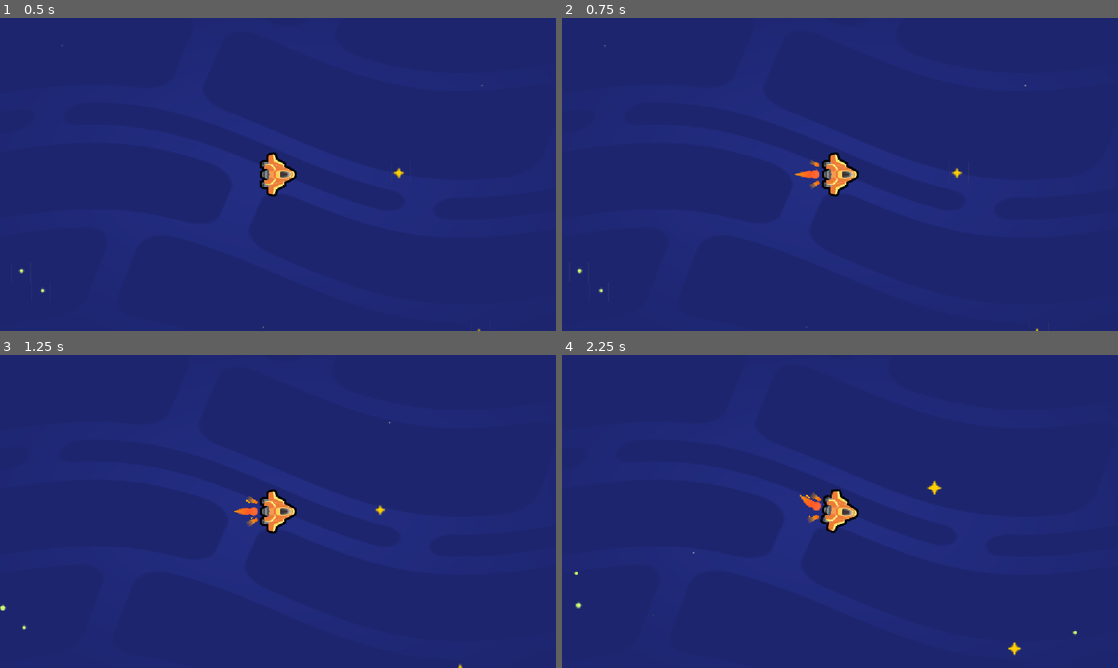
Above: before the commit, frames 1-4 (two rows, left to right).
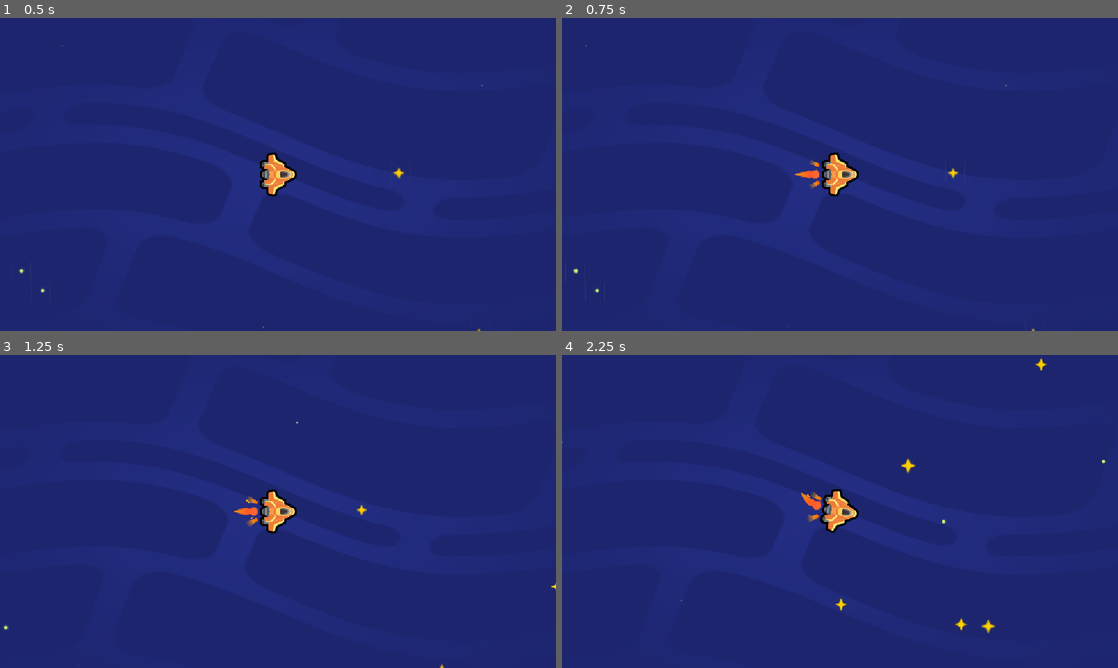
Above: after the commit, the same moments.

Repository: Strolz/godot-foundations
Game: Godot game, scene res://scenes/space_level.tscn
Same seed, same stepped clock (60 frames per second), same inputs: the game is played once before the commit and once after it. The project has no main scene, so this scene is started directly.
Inputs:
- Up to frame 1 (0.5 s): no input
- Up to frame 2 (0.75 s): tap Enter at 0.5 s; hold D (move_right) from 0.53 s (still down)
- Up to frame 3 (1.25 s): keep holding D (move_right)
- Up to frame 4 (2.25 s): release D (move_right) at 1.28 s; hold S (move_down) 1.28-2.03 s; hold D (move_right) from 2.03 s (still down)

Frame 1 is identical in both runs. In frame 2, 0.1% of the frame differs, in the area x 2-86%, y 8-100%; in frame 3, 0.1%; in frame 4, 0.6%, in the area x 0-98%, y 0-97%.

Commit message:
feat: set side thrusters as child to sprite2d node- set angle logic for ship movement

Diff:
--- a/space-beyond/scenes/ship.gd
+++ b/space-beyond/scenes/ship.gd
@@ -1,7 +1,7 @@
 extends Area2D
 
 var normal_speed := 600.0
-var max_speed := normal_speed
+var max_speed := 1200
 var boost_speed := 1500.0
 
 var velocity := Vector2(0, 0)
@@ -14,11 +14,10 @@
 
 	if direction.length() > 1.0:
 		direction = direction.normalized()
+	if velocity.length() > 0.0:
+		get_node("Sprite2D").rotation = velocity.angle()
 
 	var desired_velocity := max_speed * direction
 	var steering_vector := desired_velocity - velocity
 	velocity += steering_vector * steering_factor * delta
 	position += velocity * delta
-
-	if direction.length() > 0.0:
-		rotation = velocity.angle()
--- a/space-beyond/scenes/ship.tscn
+++ b/space-beyond/scenes/ship.tscn
@@ -18,16 +18,17 @@
 [node name="MainThruster" parent="Sprite2D" unique_id=401775366 instance=ExtResource("3_4tobq")]
 position = Vector2(-34, 0)
 
+[node name="SideThruster" parent="Sprite2D" unique_id=1862336955 instance=ExtResource("4_tfsc7")]
+position = Vector2(-45, 17)
+rotation = 1.0737687
+scale = Vector2(0.27036715, 0.2560347)
+
+[node name="SideThruster2" parent="Sprite2D" unique_id=295356162 instance=ExtResource("4_tfsc7")]
+position = Vector2(-45, -19)
+rotation = 1.99722
+scale = Vector2(0.24999997, 0.24999997)
+
 [node name="Camera2D" type="Camera2D" parent="Sprite2D" unique_id=1802572032]
 
 [node name="CollisionShape2D" type="CollisionShape2D" parent="." unique_id=1994987548]
 shape = SubResource("CircleShape2D_i65u2")
-
-[node name="SideThruster" parent="." unique_id=1862336955 instance=ExtResource("4_tfsc7")]
-position = Vector2(-44.99999, 16.999998)
-rotation = 1.0737687
-scale = Vector2(0.27036715, 0.2560347)
-
-[node name="SideThruster2" parent="." unique_id=295356162 instance=ExtResource("4_tfsc7")]
-position = Vector2(-45, -19)
-rotation = 1.99722
